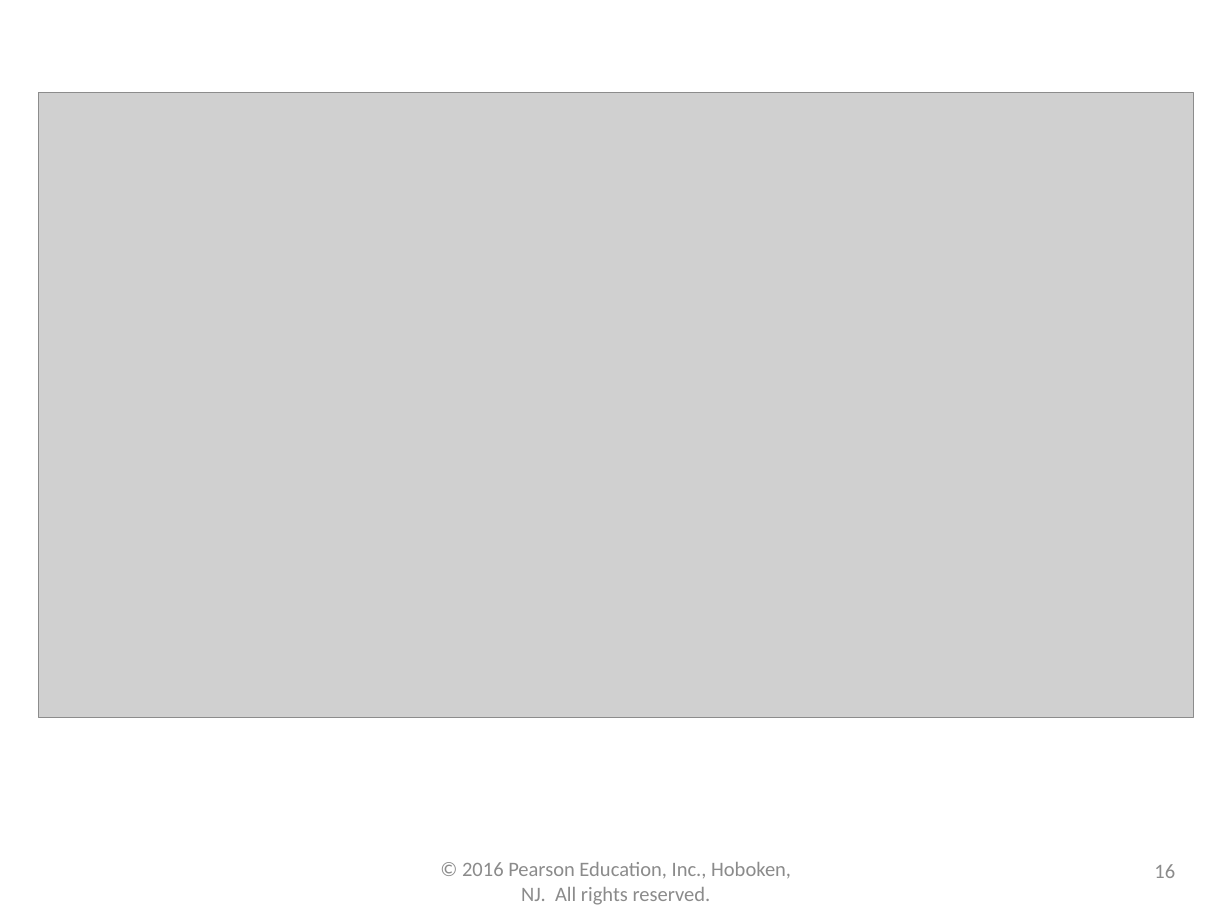
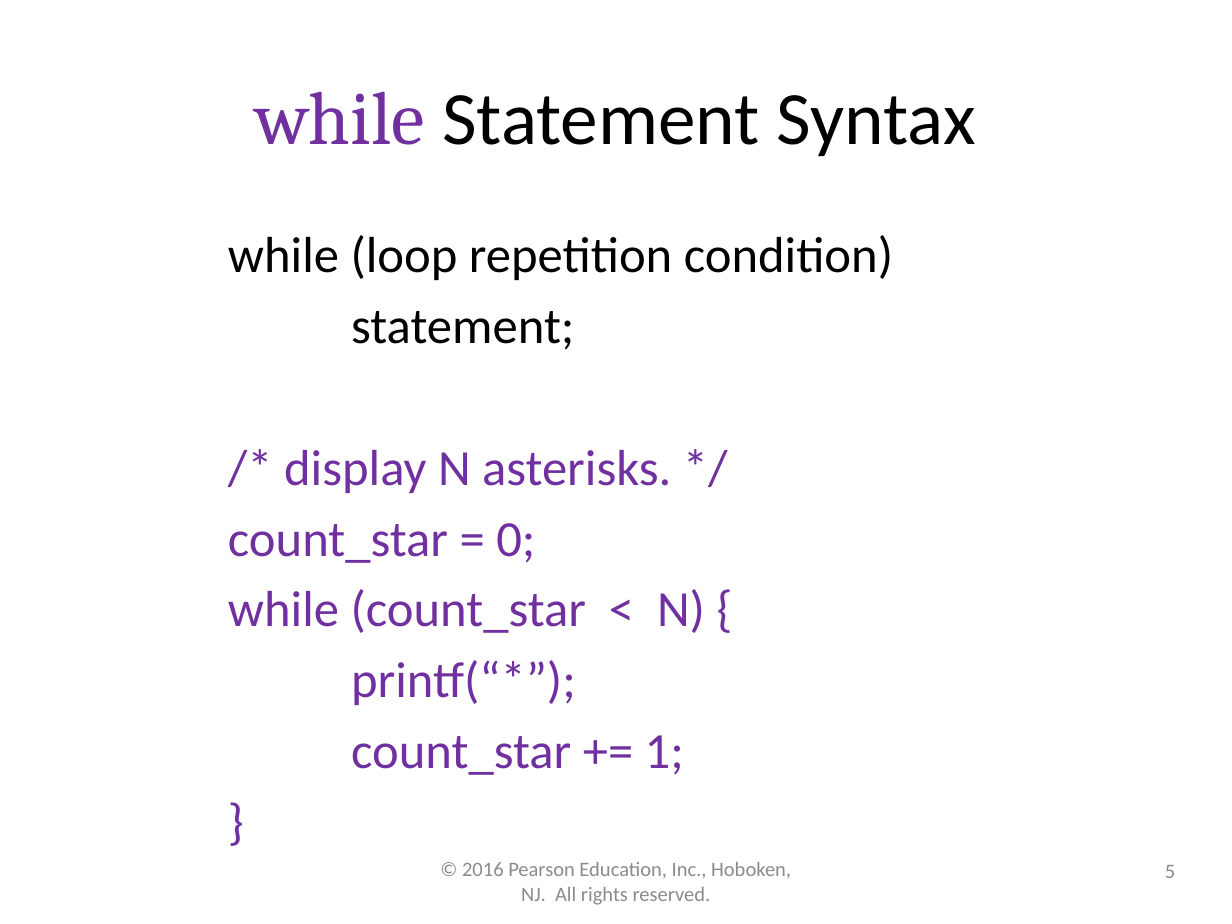
Before and after one commit to lgw2/lgw2.github.io, a slide deck: slide 5 of _teaching/csci112-fall-2023/lectures/ppts/Chapter5.pptx (slide 16 before the commit). Drawn at 1232x924 pixels with LibreOffice and Linux fonts; fonts in the diff are those of the drawing; grey boxes stand for pictures. Boxes give left, top, right and bottom in pixels: in the first picture for what was removed or moved away, otherwise in the second. Text is boxed around its words. In the diff, an @@ line names an element or a change of style, - is before the commit and + after.

```diff
--- a/_teaching/csci112-fall-2023/lectures/ppts/Chapter5.pptx
+++ b/_teaching/csci112-fall-2023/lectures/ppts/Chapter5.pptx
@@ picture removed at (x1=38, y1=92, x2=1193, y2=717) @@
@@ title added at (x1=255, y1=91, x2=976, y2=156), 44 pt, text #000000 @@
+while Statement Syntax
@@ text added at (x1=228, y1=235, x2=893, y2=775), 29.6 pt, text #7030A0 @@
+while (loop repetition condition)
+statement;
+/* display N asterisks. */
+count_star = 0;
+while (count_star < N) {
+printf(“*”);
+count_star += 1;
+}
@@ page number at (x1=1165, y1=865, x2=1175, y2=878): text changed @@
-16
+5
```
Also in this commit, not shown: 3 other slides changed, 4 slides removed, 3 other files.
